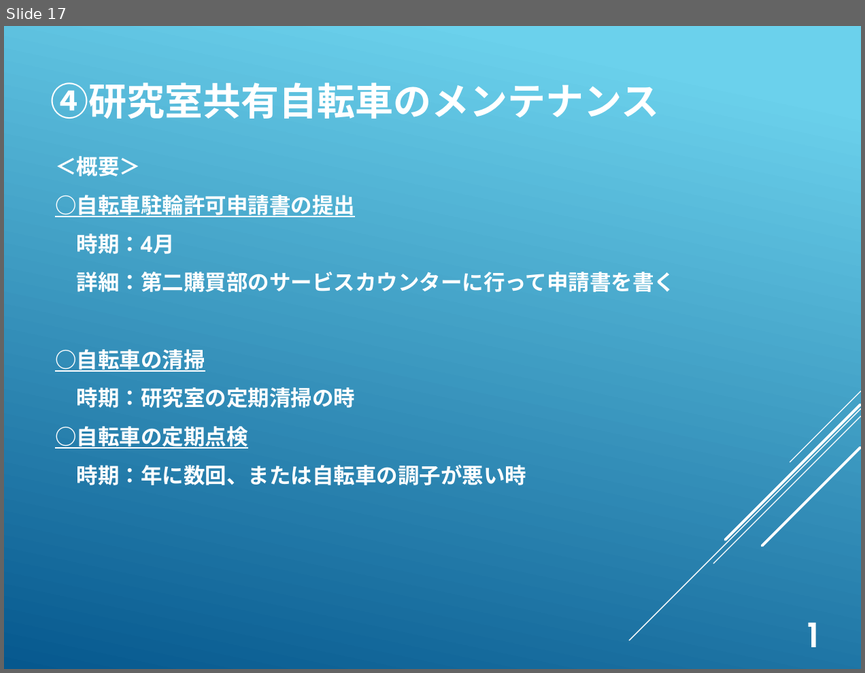
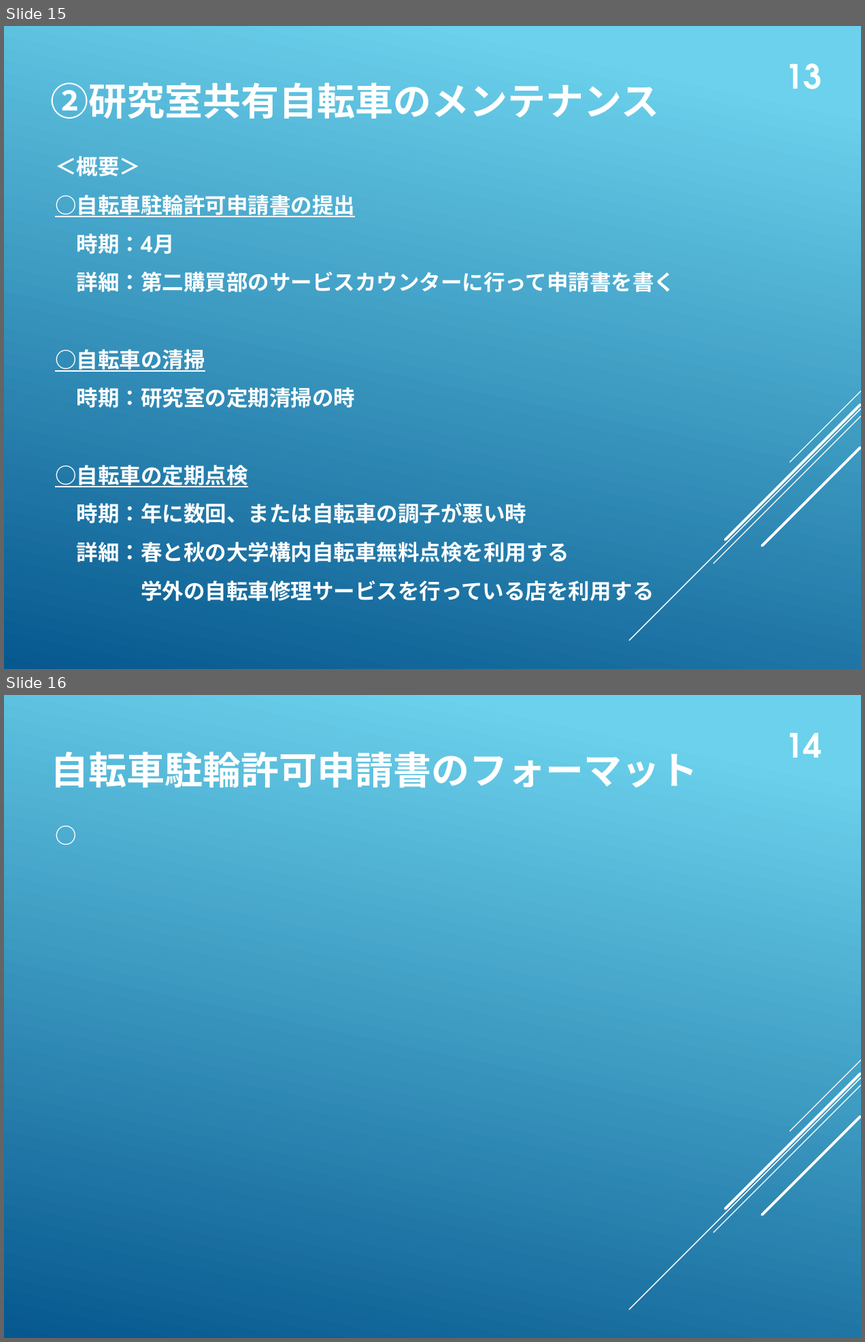
Before and after one commit to whcitizen/citizen-_task, a slide deck: 05_lab_orientation/庶務のお仕事.pptx. Shown one above the other, each under a label of ours: slide 17 before the commit, slides 15 and 16 after it. The pictures are 865x673 and 865x1342 pixels, drawn with LibreOffice and Linux fonts; fonts in the diff are those of the drawing. Boxes give left, top, right and bottom in pixels: in the first picture for what was removed or moved away, otherwise in the second. Text is boxed around its words. In the diff, an @@ line names an element or a change of style, - is before the commit and + after.

```diff
--- a/05_lab_orientation/庶務のお仕事.pptx
+++ b/05_lab_orientation/庶務のお仕事.pptx
@@ slide 16 added at [4,695,861,1338], background gradient #6ED2EB to #06588E; not listed: 5 template elements that a slide beside it also shows @@
@@ text added at [785,733,822,758], 28 pt, text #FFFFFF, bold @@
+14
@@ text added at [4,754,861,850], 18 pt, text #FFFFFF, bold @@
+○
@@ text added at [51,751,698,787], 32 pt, text #FFFFFF, bold @@
+自転車駐輪許可申請書のフォーマット
@@ what was slide 17 is now slide 15 @@
@@ slide 15 changed as well @@
@@ text added at [785,63,822,89], 28 pt, text #FFFFFF, bold @@
+13
@@ text at [51,82,660,118]: text changed @@
-④研究室共有自転車のメンテナンス
+②研究室共有自転車のメンテナンス
@@ text at [77,541,653,601]: paragraphs added @@
+詳細：春と秋の大学構内自転車無料点検を利用する
+学外の自転車修理サービスを行っている店を利用する
@@ text removed at [804,622,822,647] @@
-1
```
Also in this commit, not shown: 14 other slides changed, 1 other slide added, 2 slides removed.
